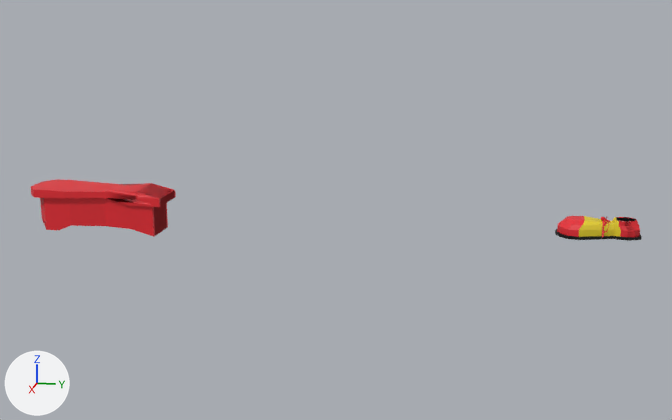
The FBX model clown boot.fbx, before and after one commit.
Before and after are seen from a 50 mm camera at (12.37, -1.11, 3.27) aimed at (-0.07, -3.59, 0.16). Lighting does not change. The marker at lower left points along +X, +Y and +Z. Where no turn or scale is listed for an object, it has been applied to the vertices. Vertices at the same position are counted once.
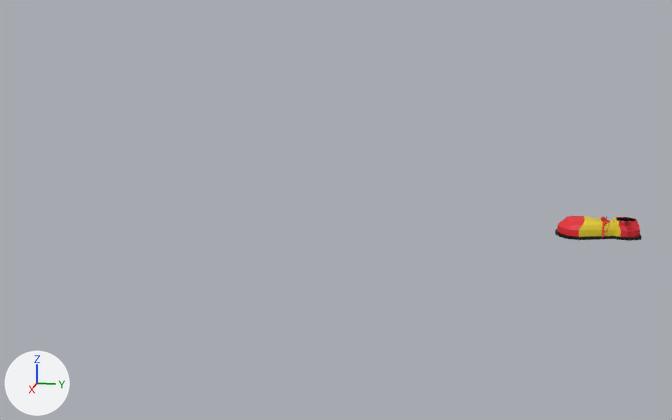
Where the change shows, as pixel boxes (x1, y1, x2, y2) in the pictures (672 x 420 px):
'Cube', reshaped
    before: (31, 179, 641, 241)
    after: (555, 216, 641, 241)
part 1 of me_cube_002, deleted (red)
    before: (31, 179, 176, 237)

What the commit changed:
me_cube_002 is used by ob_cube; location (0.0, 0.0, 0.0).
me_cube_002 had 488 vertices, 486 faces and spanned x -0.36..0.36, y -8.1..0.5, z -0.28..0.38.
me_cube_002 now has 326 vertices, 312 faces and spans x -0.36..0.36, y -7.72..0.5, z -0.25..0.26.
Part 1, on me_cube_002:
162 vertices are removed from x -0.36..0.36, y -8.1..-6.06, z -0.28..0.38.
174 faces are deleted.
